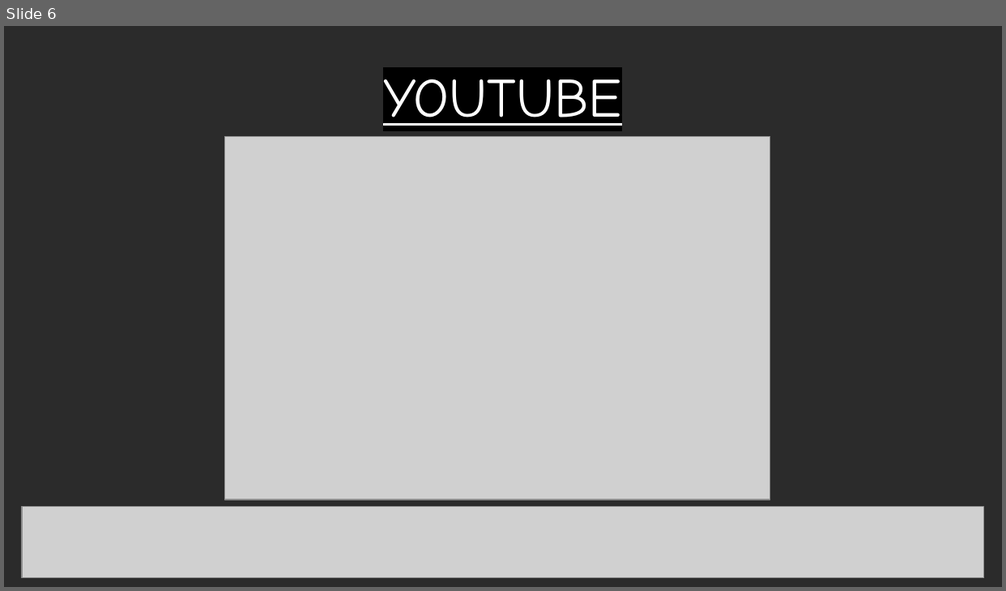
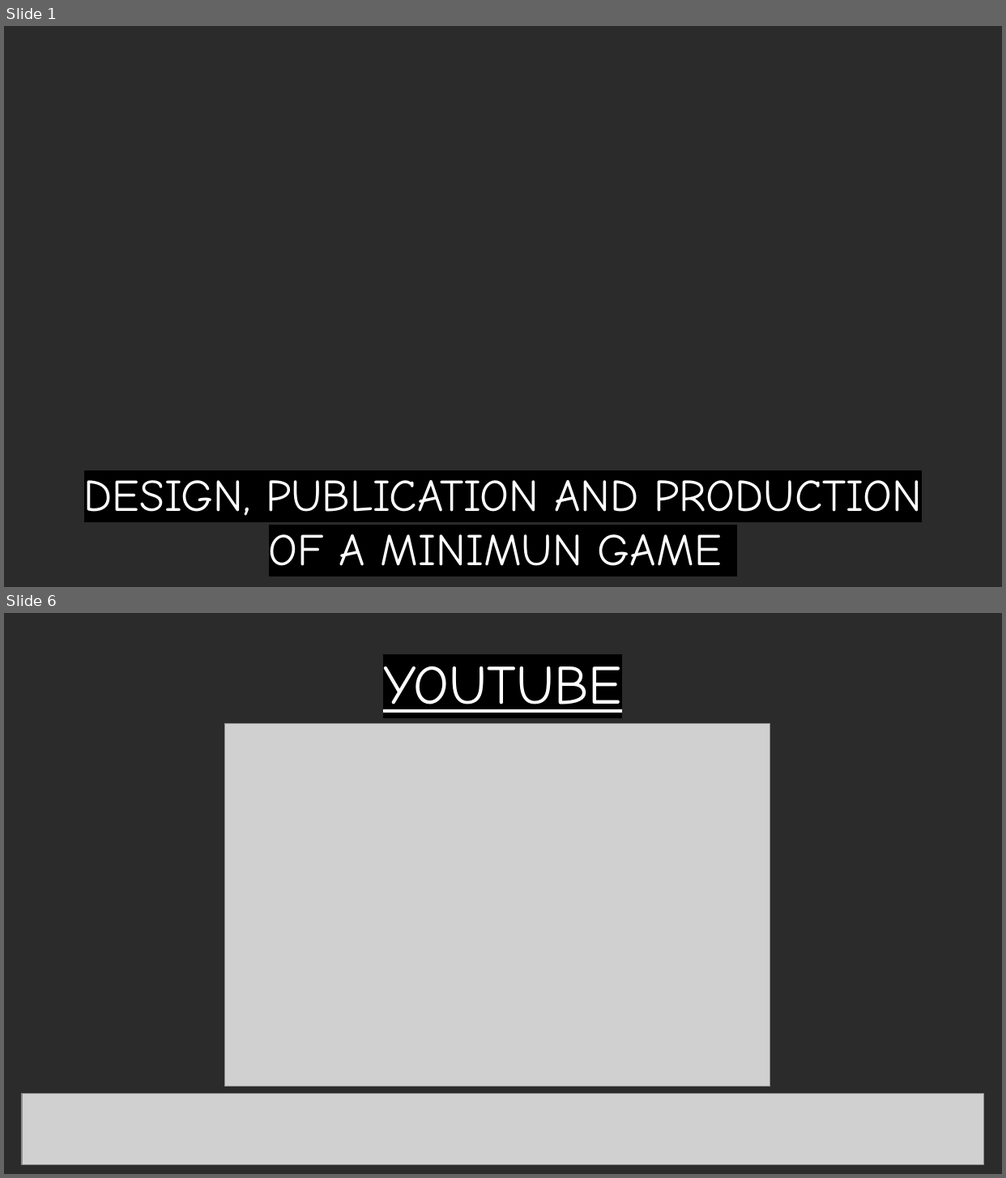
Before and after one commit to BraisGlezArias/TheHeroNeverDies, a slide deck: Documents/Presentation.pptx. Shown one above the other, each under a label of ours: slide 6 before the commit, slides 1 and 6 after it; the slides between them are not shown. The pictures are 1006x591 and 1006x1178 pixels, drawn with LibreOffice and Linux fonts; fonts in the diff are those of the drawing; grey boxes stand for pictures; background and template pictures are left out; a plain dark background stands for a picture behind light text. Boxes give left, top, right and bottom in pixels: in the first picture for what was removed or moved away, otherwise in the second. Text is boxed around its words. In the diff, an @@ line names an element or a change of style, - is before the commit and + after.

```diff
--- a/Documents/Presentation.pptx
+++ b/Documents/Presentation.pptx
@@ slide 1 added at [4,26,1002,587], background picture (left out) @@
@@ subtitle added at [84,480,922,579], 36 pt, text #FFFFFF @@
+DESIGN, PUBLICATION AND PRODUCTION OF A MINIMUN GAME
```
Also in this commit, not shown: 2 slides changed, 2 other slides added, 3 slides removed, 5 other files.
